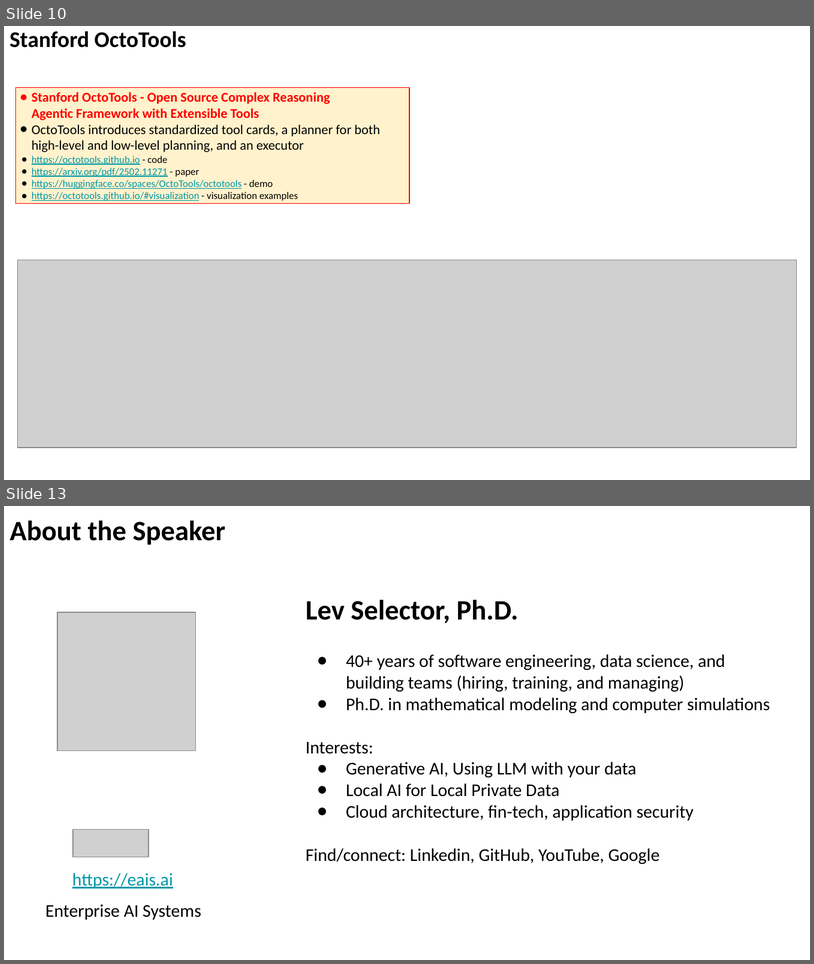
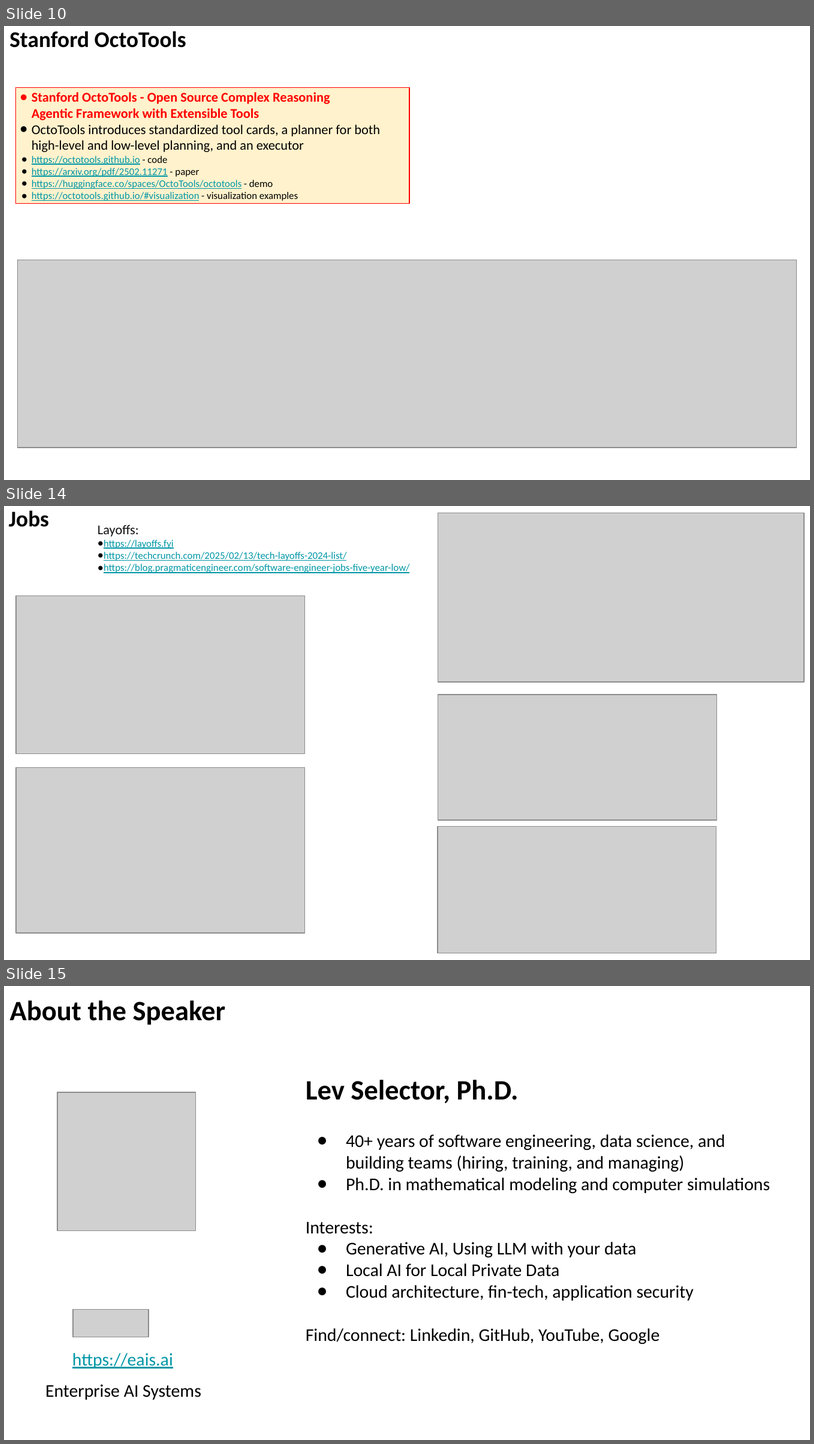
Before and after one commit to lselector/seminar, a slide deck: 2025/2025-02-28-AI-Updates.pptx. Shown one above the other, each under a label of ours: slides 10 and 13 before the commit, slides 10, 14 and 15 after it; the slides between them are not shown. The pictures are 814x964 and 814x1444 pixels, drawn with LibreOffice and Linux fonts; fonts in the diff are those of the drawing; grey boxes stand for pictures. Boxes give left, top, right and bottom in pixels: in the first picture for what was removed or moved away, otherwise in the second. Text is boxed around its words. In the diff, an @@ line names an element or a change of style, - is before the commit and + after.

```diff
--- a/2025/2025-02-28-AI-Updates.pptx
+++ b/2025/2025-02-28-AI-Updates.pptx
@@ slide 14 added at [4,506,810,960], background #FFFFFF @@
@@ text added at [9,510,49,527], 20 pt, text #000000, bold @@
+Jobs
@@ picture added at [438,513,804,682] @@
@@ text added at [98,525,410,573], 9 pt, text #0097A7, underline @@
+Layoffs:
+● https://layoffs.fyi
+● https://techcrunch.com/2025/02/13/tech-layoffs-2024-list/
+● https://blog.pragmaticengineer.com/software-engineer-jobs-five-year-low/
@@ picture added at [16,595,305,754] @@
@@ picture added at [438,694,717,820] @@
@@ picture added at [16,767,305,933] @@
@@ picture added at [438,826,717,953] @@
@@ what was slide 13 is now slide 15 @@
```
Also in this commit, not shown: 5 slides changed, 2 other slides added, 1 slide removed.
